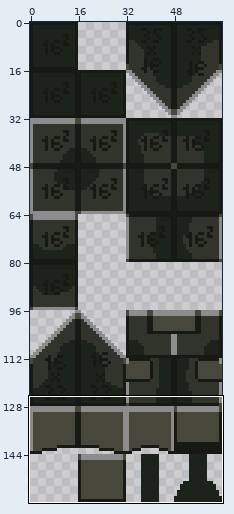
Two states of a sprite sheet, assets/levels/prototype-basic-tiles.png. The first picture is a wide view before the edit; the outline marks the close-up.
Close-up. The starting point:
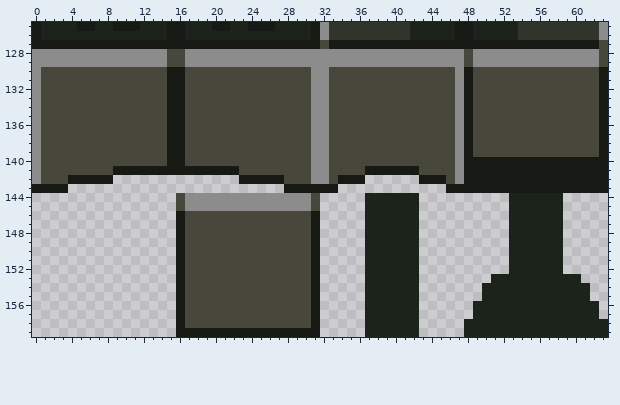
The file is 64x160 pixels. Shown: x 0..63, y 125..159.
And afterwards:
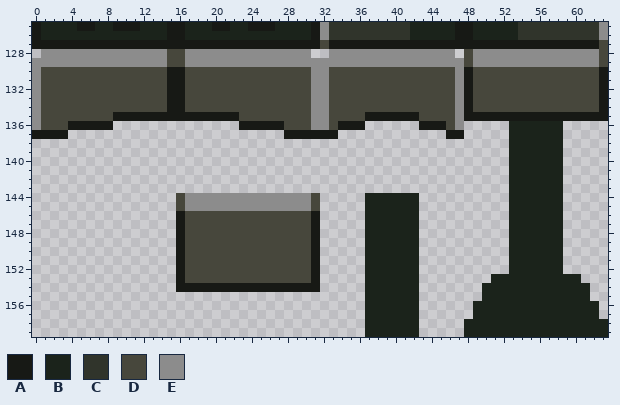
Palette (. is transparent): A #171915  B #1b231b  C #30342b  D #47473c  E #8c8c8c
From the commit log: Restore original prototype tiles
The edit:
Changed rows in their new state; - is an unchanged pixel.
first column x 0:
128 .------------------------------..--------------.
first column x 0:
135 ---------AAAAAA--AAAAAA--------------AAAAAA------AAAAAAAAAAAAAA-
136 ----AAAAA..............AAAAA------AAA......AAA--.....BBBBBB.....
137 AAAA........................AAAAAA............AA.....BBBBBB.....
138 .....................................................BBBBBB.....
139 .....................................................BBBBBB.....
140 .....................................................BBBBBB.....
141 .....................................................BBBBBB.....
142 .........--------------..............------..........BBBBBB.....
143 ....------------------------......------------.......BBBBBB.....
first column x 16:
154 -AAAAAAAAAAAAAA-
155 ................
156 ................
157 ................
158 ................
159 ................
